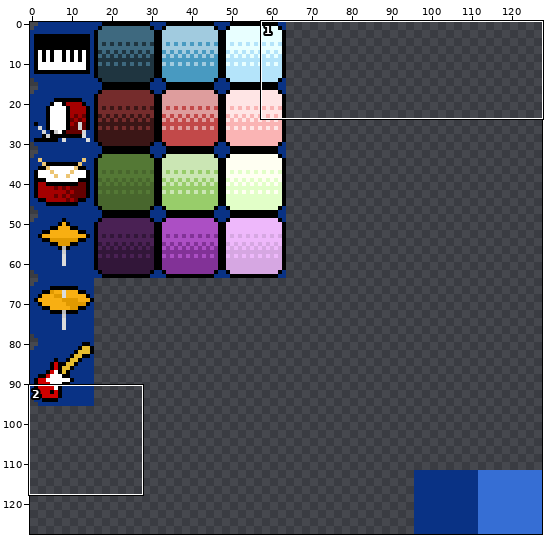
File history of a sprite sheet, res/tiles.png. Above, an overview of the earlier version with the close-up marked.
Close-up. Old version:
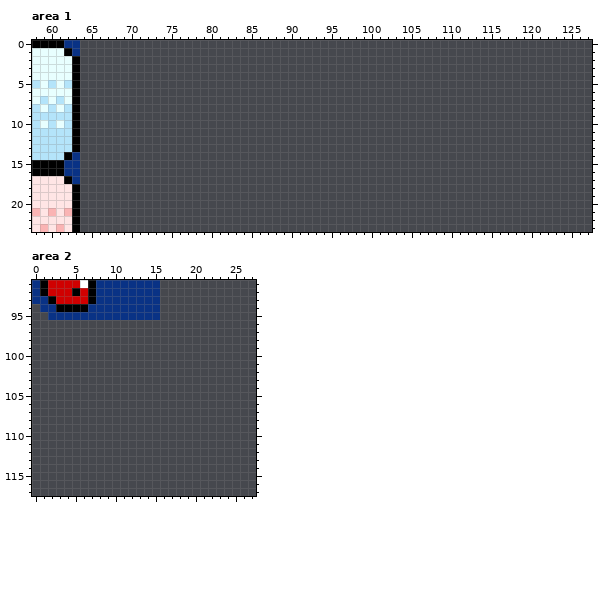
The file is 128x128 pixels. Colours within 5 levels of each other are drawn and written as one. Shown: area 1: x 58..127, y 0..23; area 2: x 0..27, y 91..117.
The result:
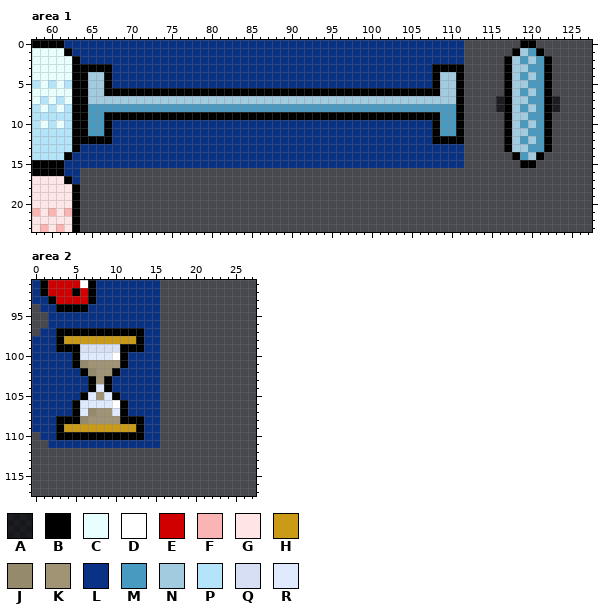
Palette (. is transparent): A #00000098  B #000000  C #e8ffff  D #ffffff  E #d00000  F #fab4b4  G #ffe5e5  H #cb9a16  J #968a6d  K #a09475  L #093285  M #489ac1  N #a1cbdf  P #b4e4fa  Q #d6dff4  R #e0eaff
Change:
Changed rows in their new state; - is an unchanged pixel.
Area 1:
first column x 64:
 0 LLLLLLLLLLLLLLLLLLLLLLLLLLLLLLLLLLLLLLLLLLLLLLLL-------BB---
 1 LLLLLLLLLLLLLLLLLLLLLLLLLLLLLLLLLLLLLLLLLLLLLLLL------BNMB--
 2 LLLLLLLLLLLLLLLLLLLLLLLLLLLLLLLLLLLLLLLLLLLLLLLL-----BNMNMB-
 3 BBBBLLLLLLLLLLLLLLLLLLLLLLLLLLLLLLLLLLLLLLLLBBBB-----BNNMMB-
 4 BNNBLLLLLLLLLLLLLLLLLLLLLLLLLLLLLLLLLLLLLLLLBNNB-----BNMNMB-
 5 BNNBLLLLLLLLLLLLLLLLLLLLLLLLLLLLLLLLLLLLLLLLBNNB-----BNNMMB-
 6 BNNBBBBBBBBBBBBBBBBBBBBBBBBBBBBBBBBBBBBBBBBBBNNB-----BNMNMB-
 7 BNNNNNNNNNNNNNNNNNNNNNNNNNNNNNNNNNNNNNNNNNNNNNNB----ABNNMMBA
 8 BMMMMMMMMMMMMMMMMMMMMMMMMMMMMMMMMMMMMMMMMMMMMMMB----ABNMNMBA
 9 BMMBBBBBBBBBBBBBBBBBBBBBBBBBBBBBBBBBBBBBBBBBBMMB-----BNNMMB-
10 BMMBLLLLLLLLLLLLLLLLLLLLLLLLLLLLLLLLLLLLLLLLBMMB-----BNMNMB-
11 BMMBLLLLLLLLLLLLLLLLLLLLLLLLLLLLLLLLLLLLLLLLBMMB-----BNNMMB-
12 BBBBLLLLLLLLLLLLLLLLLLLLLLLLLLLLLLLLLLLLLLLLBBBB-----BNMNMB-
13 LLLLLLLLLLLLLLLLLLLLLLLLLLLLLLLLLLLLLLLLLLLLLLLL-----BNNMMB-
14 LLLLLLLLLLLLLLLLLLLLLLLLLLLLLLLLLLLLLLLLLLLLLLLL------BMNB--
15 LLLLLLLLLLLLLLLLLLLLLLLLLLLLLLLLLLLLLLLLLLLLLLLL-------BB---
Area 2:
first column x 0:
 96 --LLLLLLLLLLLLLL
 97 -LLBBBBBBBBBBBLL
 98 LLLBHHHHHHHHHBLL
 99 LLLBBBQQQQQBBBLL
100 LLLLLBRRRRDBLLLL
101 LLLLLBJKKKKBLLLL
102 LLLLLLBJKKBLLLLL
103 LLLLLLLBKBLLLLLL
104 LLLLLLLBRBLLLLLL
105 LLLLLLBRKRBLLLLL
106 LLLLLBRRRRDBLLLL
107 LLLLLBRJKKRBLLLL
108 LLLBBBJKKKKBBBLL
109 LLLBHHHHHHHHHBLL
110 -LLBBBBBBBBBBBLL
111 --LLLLLLLLLLLLLL
